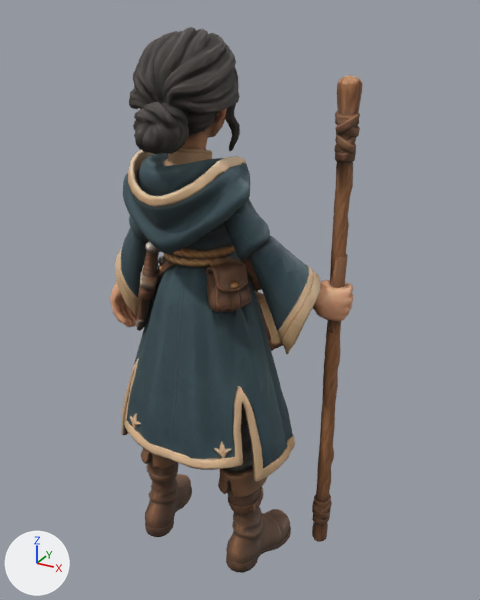
The glTF model game/static/models/ilyra.glb as it was, and as the next commit left it.
Both versions are drawn from a 50 mm lens placed at (0.766, -1.203, 1.334), pointed at (0.075, 0.054, 0.705). The lights are fixed; the arrows at lower left show +X, +Y and +Z. The picture after the commit comes second.

Names of what the first picture shows: 'Ilyra_Staff', 'ilyra_Mesh'.
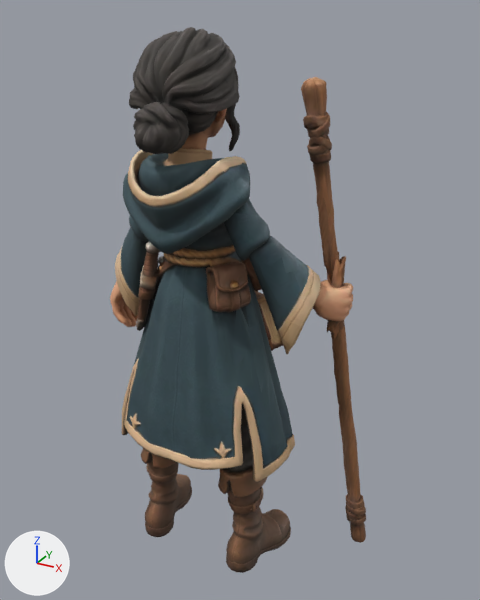
Location of each change, (x1, y1, x2, y2) in pixels of the pictures (480 x 600 px):
'Ilyra_Staff', moved, turned
    before: (312, 76, 362, 542)
    after: (301, 77, 366, 543)

Diff of the bpy script that builds the scene:
```diff
--- a/game/static/models/ilyra.glb.py
+++ b/game/static/models/ilyra.glb.py
@@ ob_ilyra_staff @@
 ob_ilyra_staff = bpy.data.objects.new('Ilyra_Staff', me_ilyra_staff_mesh)
-ob_ilyra_staff.location = (0.282, 0.14, 0.722)
+ob_ilyra_staff.location = (0.277, 0.145, 0.722)
+ob_ilyra_staff.rotation_euler = (-0.103, -0.108, 1.142)  # degrees (-5.9, -6.2, 65)
```
